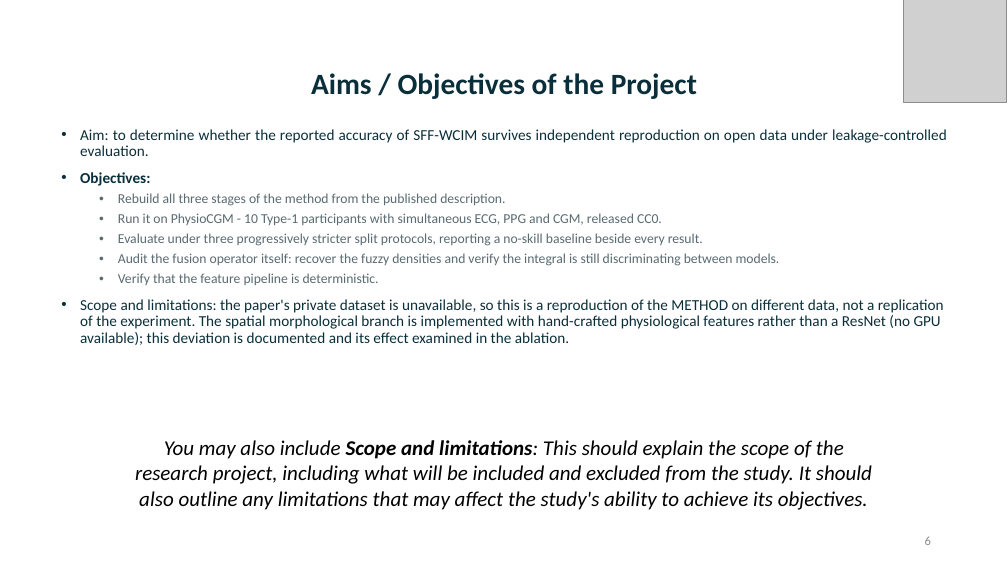
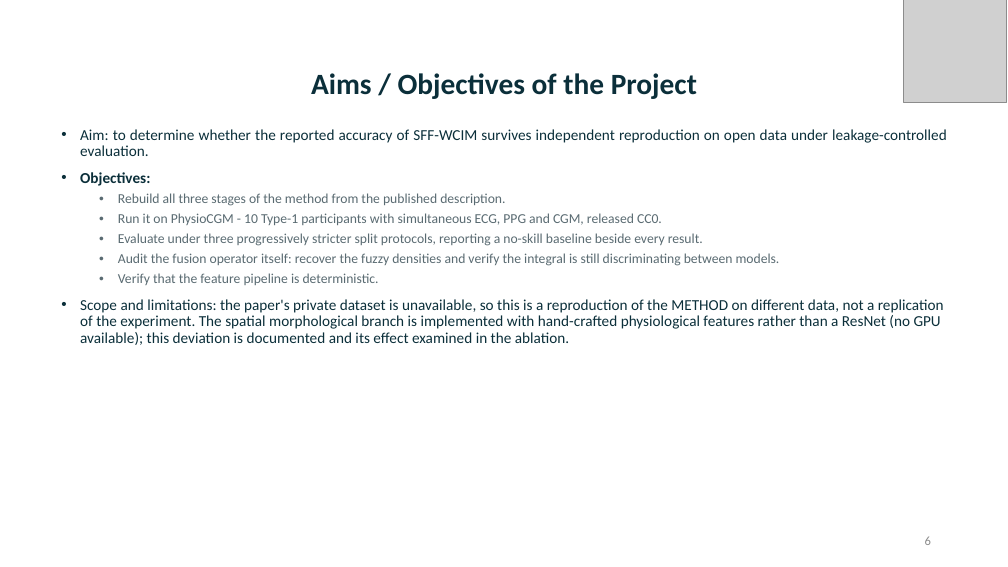
Before and after one commit to navtesh21/btp-project, a slide deck: slide 6 of nsut_deck.pptx. Drawn at 1008x567 pixels with LibreOffice and Linux fonts; fonts in the diff are those of the drawing; grey boxes stand for pictures. Boxes give left, top, right and bottom in pixels: in the first picture for what was removed or moved away, otherwise in the second. Text is boxed around its words. In the diff, an @@ line names an element or a change of style, - is before the commit and + after.

```diff
--- a/nsut_deck.pptx
+++ b/nsut_deck.pptx
@@ text removed at (135, 440, 872, 510) @@
-You may also include Scope and limitations: This should explain the scope of the research project, including what will be included and excluded from the study. It should also outline any limitations that may affect the study's ability to achieve its objectives.
```
Also in this commit, not shown: 6 other slides changed, 21 other files.
